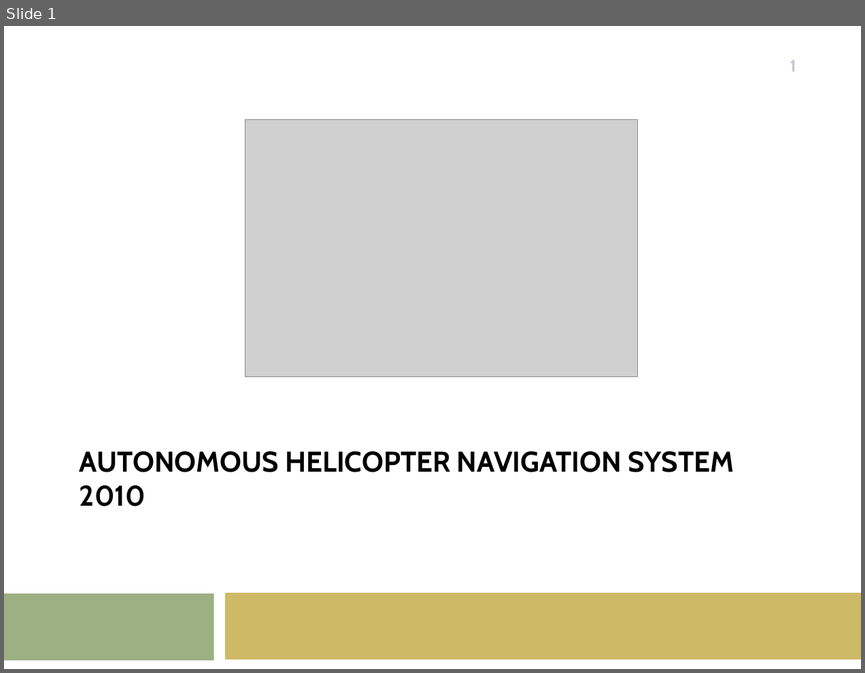
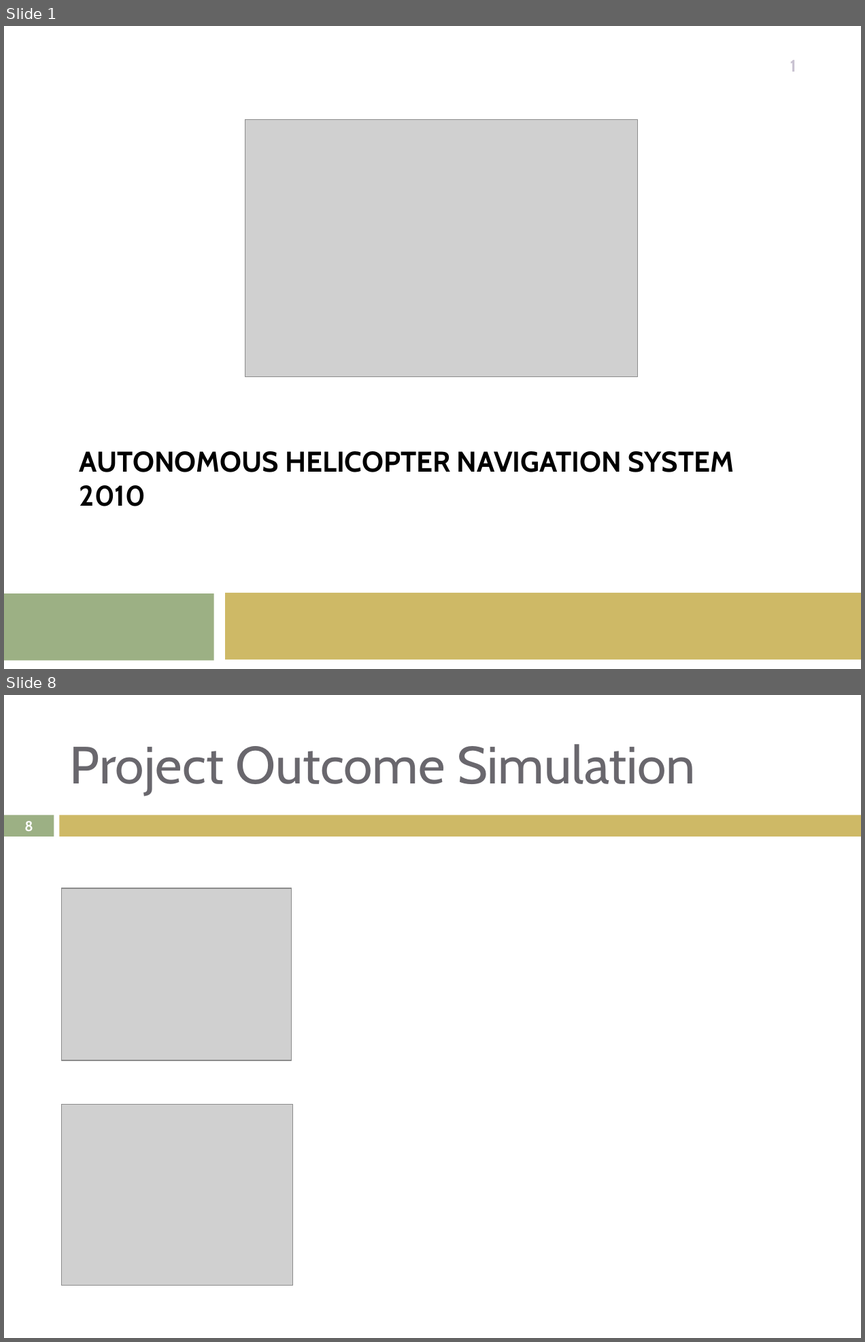
Before and after one commit to lijian8/ahns10, a slide deck: docproject/official_ahns/presentations/Hamilton_semester1.pptx. Shown one above the other, each under a label of ours: slide 1 before the commit, slides 1 and 8 after it; the slides between them are not shown. The pictures are 865x673 and 865x1342 pixels, drawn with LibreOffice and Linux fonts; fonts in the diff are those of the drawing; grey boxes stand for pictures. Boxes give left, top, right and bottom in pixels: in the first picture for what was removed or moved away, otherwise in the second. Text is boxed around its words. In the diff, an @@ line names an element or a change of style, - is before the commit and + after.

```diff
--- a/docproject/official_ahns/presentations/Hamilton_semester1.pptx
+++ b/docproject/official_ahns/presentations/Hamilton_semester1.pptx
@@ slide 8 added at (x1=4, y1=695, x2=861, y2=1338), background #FFFFFF @@
@@ title added at (x1=70, y1=744, x2=696, y2=795), 44 pt, text #69676D @@
+Project Outcome Simulation
@@ rectangle added at (x1=4, y1=815, x2=54, y2=836), fill #9CB084 @@
@@ rectangle added at (x1=60, y1=815, x2=861, y2=836), fill #CEB966 @@
@@ page number added at (x1=24, y1=821, x2=33, y2=831), 11.9 pt, text #FFFFFF, bold @@
+8
@@ picture added at (x1=61, y1=888, x2=292, y2=1060) @@
@@ picture added at (x1=61, y1=1104, x2=293, y2=1285) @@
```
Also in this commit, not shown: 2 slides changed, 12 other slides added, 5 slides removed.
